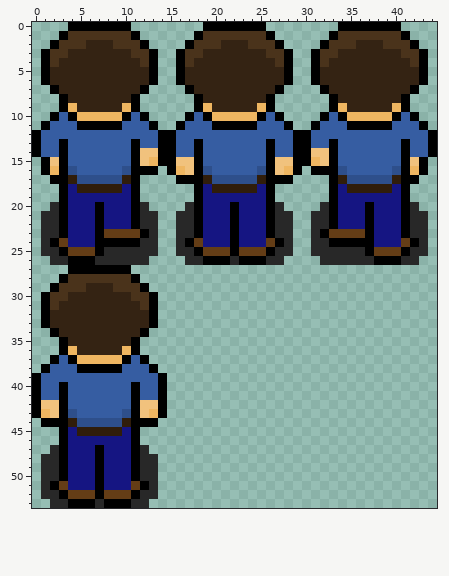
One commit to this pixel-art sprite: Luckie's Journey/Characters/Luckie/Movement/Up/Luckie Movement Backwords.png. Above: the version before the commit.
The file is 45x54 pixels.
After:
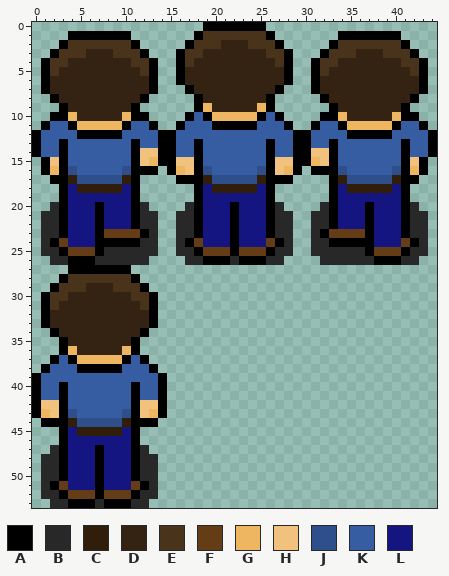
Palette (. is transparent): A #000000  B #282828  C #301d0a  D #342313  E #4a331b  F #643d16  G #efb661  H #f1c27d  J #2e4f8b  K #365da2  L #151582
Change:
Changed rows in their new state; - is an unchanged pixel.
first column x 1:
 0 ---.......-----------------------.......---
 1 --.AAAAAAA.---------------------.AAAAAAA.--
 2 -.A--EEE--A.-------------------.A--EEE--A.-
 3 .A-EE---EE-A.-----------------.A-EE---EE-A.
 4 --E-------E---------------------E-------E--
 5 -E---------E-------------------E---------E-
 7 AD---------DA-----------------AD---------DA
 8 -AD-------DA-------------------AD-------DA-
 9 ---D-----D-----------------------D-----D---
10 --AGDDDDDGA---------------------AGDDDDDGA--
11 ---AGGGGGA-----------------------AGGGGGA---
12 ----AAAAA-------------------------AAAAA----
